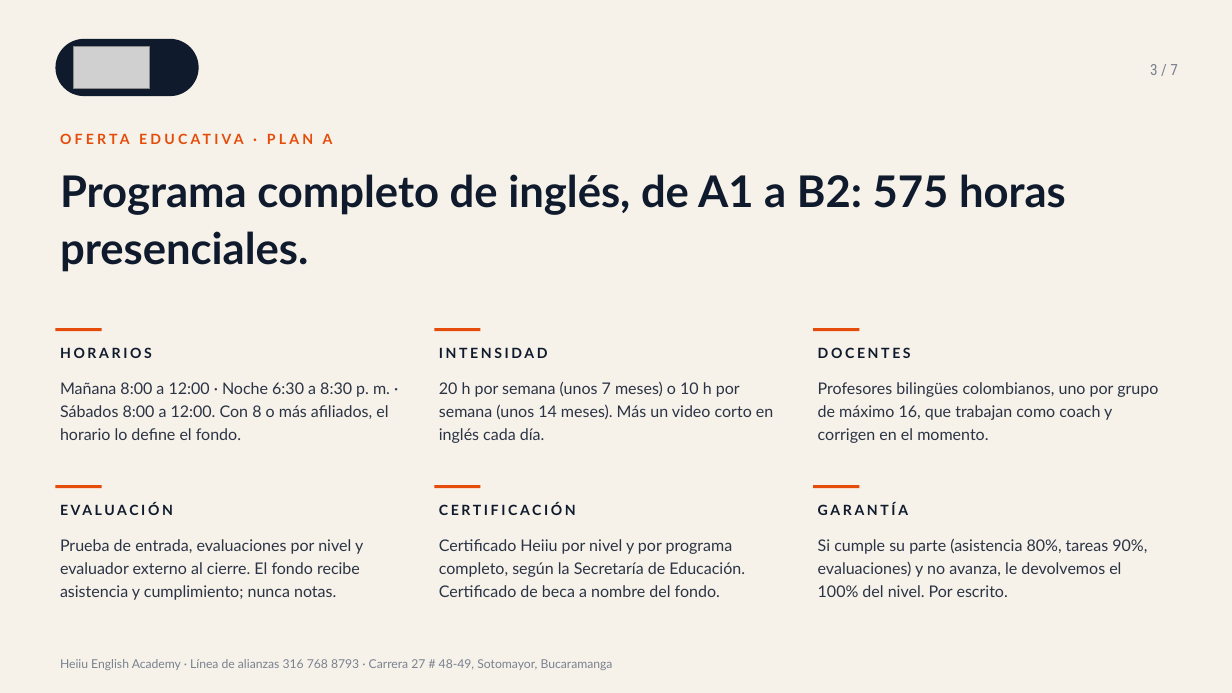
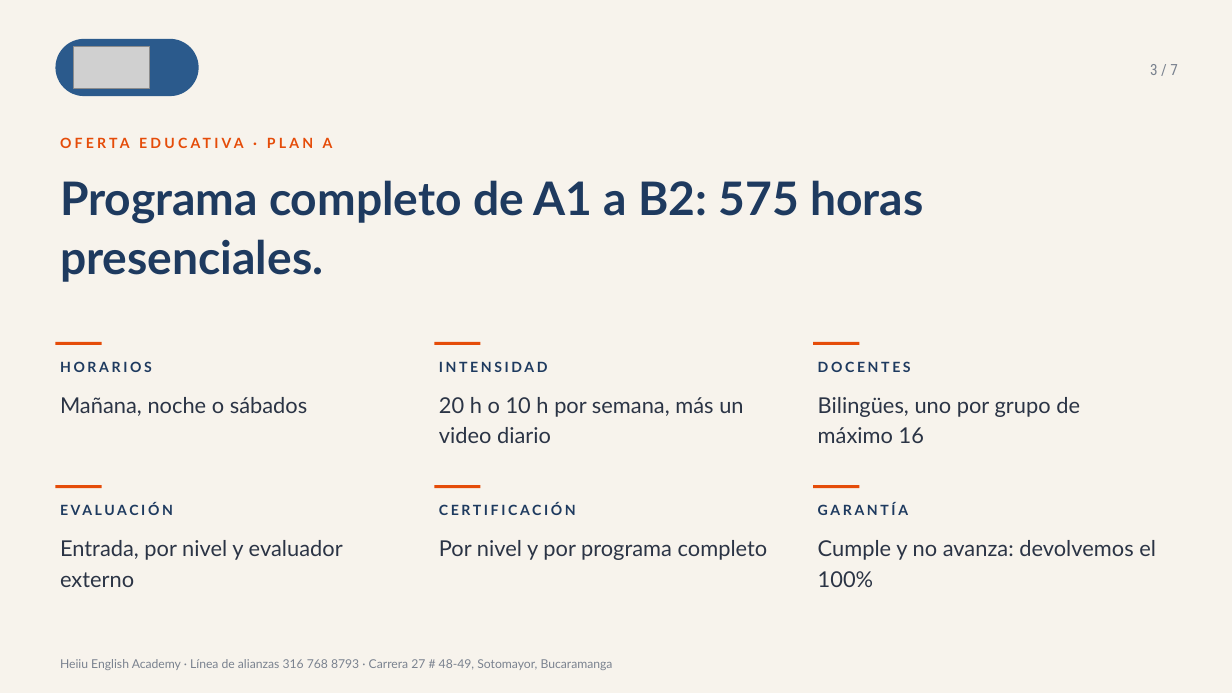
Before and after one commit to gomezrdiana/Plan-academico, a slide deck: slide 3 of recursos/comercial/B2B/PRESENTACION_FONDOS_EMPLEADOS_HEIIU.pptx. Drawn at 1232x693 pixels with LibreOffice and Linux fonts; fonts in the diff are those of the drawing; grey boxes stand for pictures. Boxes give left, top, right and bottom in pixels: in the first picture for what was removed or moved away, otherwise in the second. Text is boxed around its words. In the diff, an @@ line names an element or a change of style, - is before the commit and + after.

```diff
--- a/recursos/comercial/B2B/PRESENTACION_FONDOS_EMPLEADOS_HEIIU.pptx
+++ b/recursos/comercial/B2B/PRESENTACION_FONDOS_EMPLEADOS_HEIIU.pptx
@@ rectangle at (0,0,1232,693): fill #F6F1E9 to #F7F3EC @@
@@ rounded rectangle at (55,39,199,96): fill #0F1B2D to #2B5A8C @@
@@ text "OFERTA EDUCATIVA · PLAN A": place and size @@
-text "OFERTA EDUCATIVA · PLAN A" at (289,133,299,144)
+text "OFERTA EDUCATIVA · PLAN A" at (289,137,299,148)
@@ text at (60,180,923,282): text changed; size 34 to 36 pt; text colour #0F1B2D to #1E3A5F @@
-Programa completo de inglés, de A1 a B2: 575 horas presenciales.
+Programa completo de A1 a B2: 575 horas presenciales.
@@ text colour #0F1B2D to #1E3A5F in 6 elements at (55,496,407,529), (439,503,576,515), (818,503,908,515), (60,361,152,372), (439,361,548,372), (818,361,911,372) @@
@@ 3 texts, 3 rectangles: place and size @@
-3 texts, 3 rectangles at (55,328,911,358)
+3 texts, 3 rectangles at (55,342,911,372)
@@ text at (60,397,308,416): text changed; size 12.5 to 17 pt @@
-Mañana 8:00 a 12:00 · Noche 6:30 a 8:30 p. m. · Sábados 8:00 a 12:00. Con 8 o más afiliados, el horario lo define el fondo.
+Mañana, noche o sábados
@@ text at (439,397,743,443): text changed; size 12.5 to 17 pt @@
-20 h por semana (unos 7 meses) o 10 h por semana (unos 14 meses). Más un video corto en inglés cada día.
+20 h o 10 h por semana, más un video diario
@@ text at (818,397,1080,443): text changed; size 12.5 to 17 pt @@
-Profesores bilingües colombianos, uno por grupo de máximo 16, que trabajan como coach y corrigen en el momento.
+Bilingües, uno por grupo de máximo 16
@@ text at (60,540,343,587): text changed; size 12.5 to 17 pt @@
-Prueba de entrada, evaluaciones por nivel y evaluador externo al cierre. El fondo recibe asistencia y cumplimiento; nunca notas.
+Entrada, por nivel y evaluador externo
@@ text at (439,540,768,560): text changed; size 12.5 to 17 pt @@
-Certificado Heiiu por nivel y por programa completo, según la Secretaría de Educación. Certificado de beca a nombre del fondo.
+Por nivel y por programa completo
@@ text at (818,540,1156,587): text changed; size 12.5 to 17 pt @@
-Si cumple su parte (asistencia 80%, tareas 90%, evaluaciones) y no avanza, le devolvemos el 100% del nivel. Por escrito.
+Cumple y no avanza: devolvemos el 100%
```
Also in this commit, not shown: 6 other slides changed, 2 other files.
